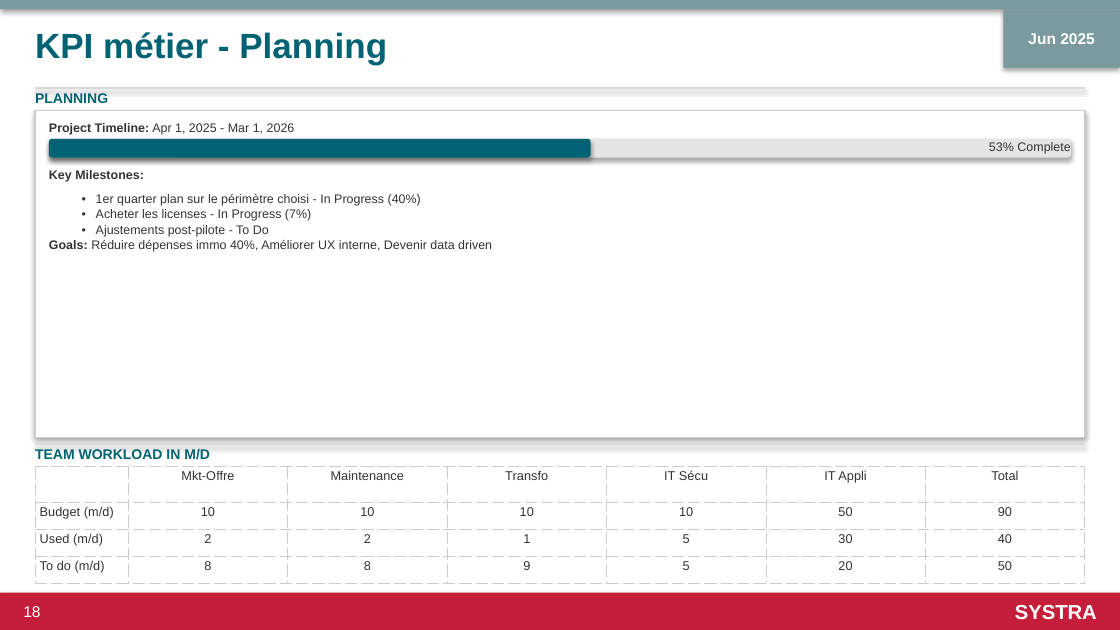
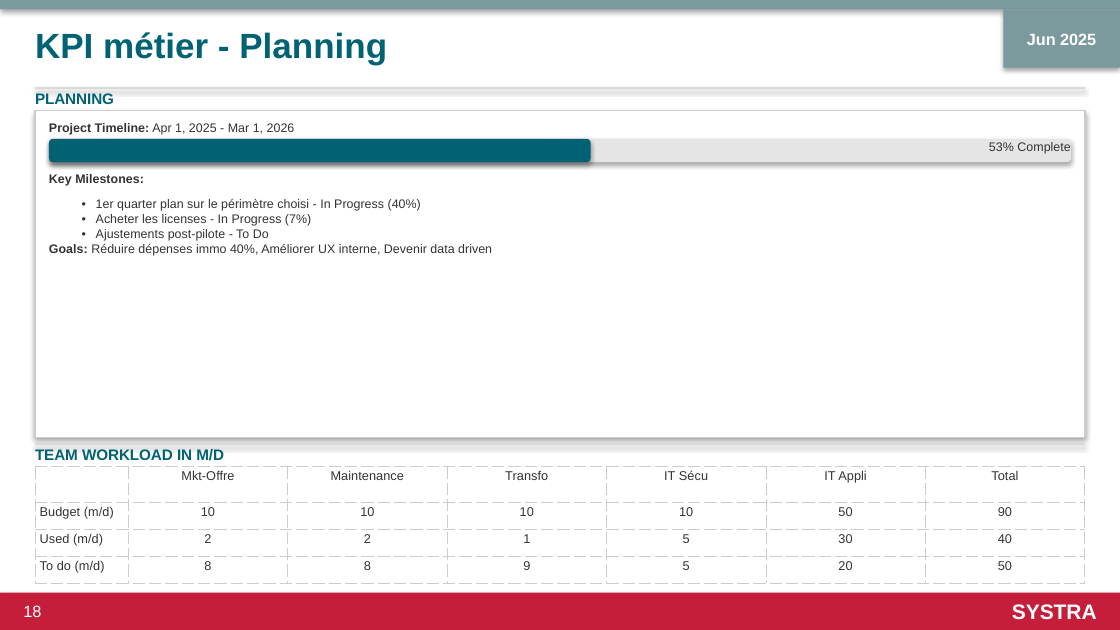
Before and after one commit to damianstetsonair/html-to-pptx, a slide deck: slide 19 of output.pptx. Drawn at 1120x630 pixels with LibreOffice and Linux fonts; fonts in the diff are those of the drawing. Boxes give left, top, right and bottom in pixels: in the first picture for what was removed or moved away, otherwise in the second. Text is boxed around its words. In the diff, an @@ line names an element or a change of style, - is before the commit and + after.

```diff
--- a/output.pptx
+++ b/output.pptx
@@ text "Jun 2025" at (1027, 33, 1096, 45): size 10 to 10.5 pt @@
@@ text "PLANNING" at (35, 93, 114, 104): size 9 to 9.8 pt @@
@@ rounded rectangle: place and size @@
-rounded rectangle at (49, 139, 1071, 158)
+rounded rectangle at (49, 139, 1071, 162)
@@ rounded rectangle: place and size @@
-rounded rectangle at (49, 139, 591, 158)
+rounded rectangle at (49, 139, 591, 162)
@@ 8 texts: place and size @@
-8 texts at (49, 170, 492, 252)
+8 texts at (49, 174, 492, 256)
@@ text "TEAM WORKLOAD IN M/D" at (35, 449, 224, 461): size 9 to 9.8 pt @@
@@ text "18" at (23, 605, 41, 617): size 10 to 10.5 pt @@
@@ text "SYSTRA" at (1012, 604, 1097, 620): size 13 to 13.5 pt @@
```
Also in this commit, not shown: 22 other slides changed, 2 other files.
